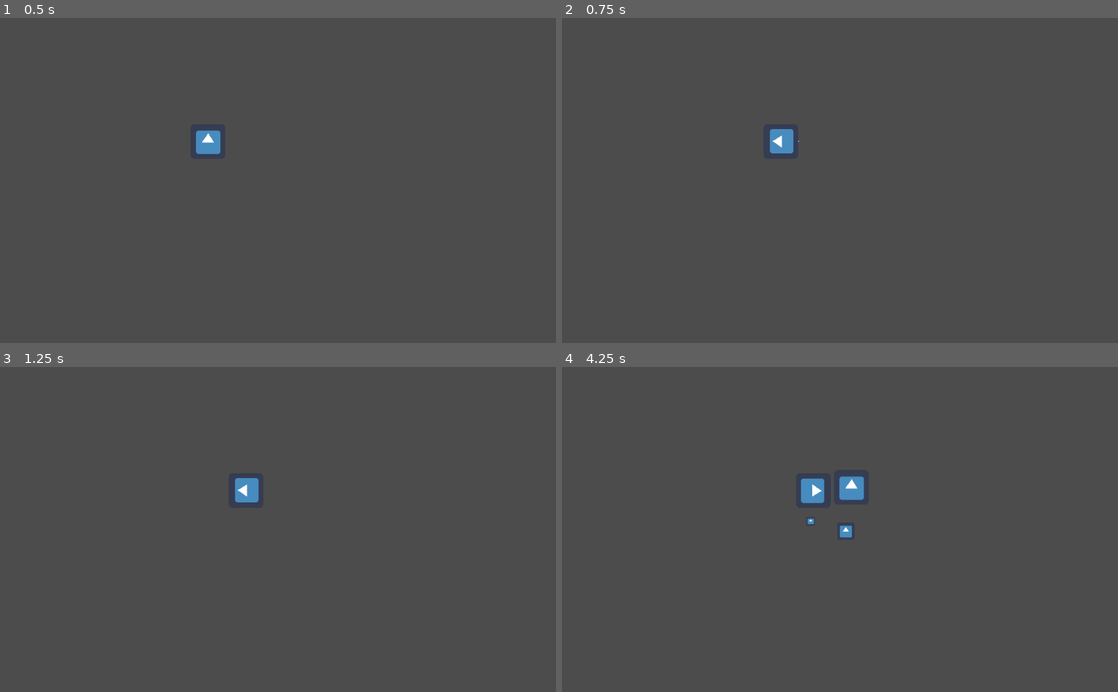
Above: before the commit, frames 1-4 (two rows, left to right).
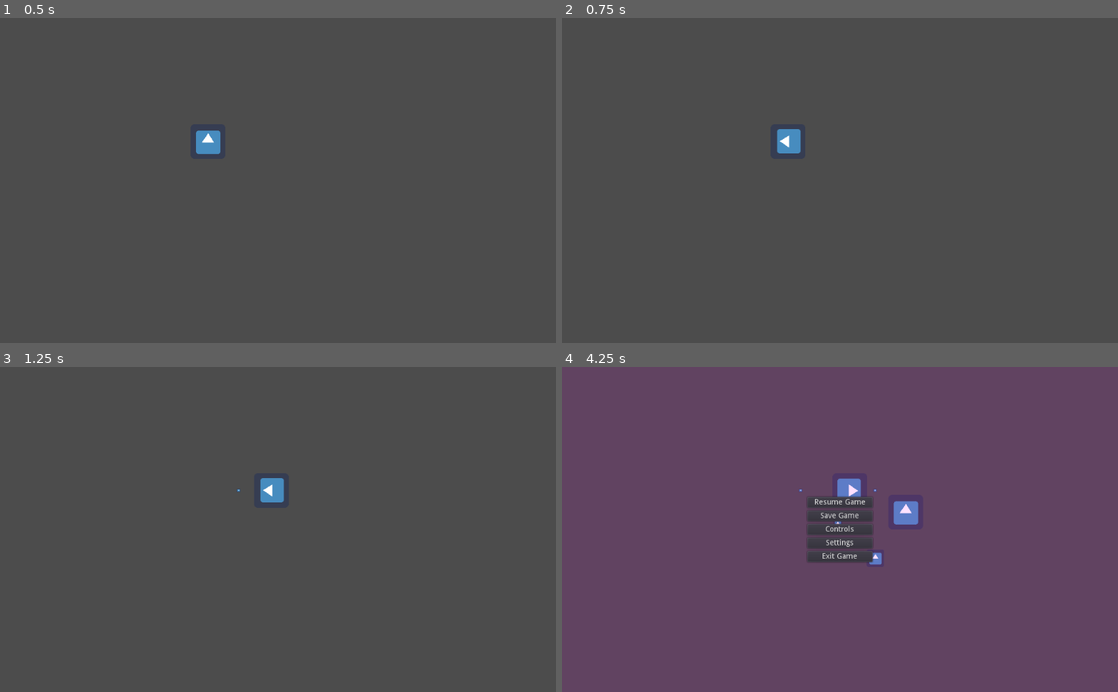
Above: after the commit, the same moments.

Repository: Grandmasterjtg/Kosmic-Kiwi-Repository
Game: Godot game, scene res://Levels/Test.tscn
The game is run twice, just before and just after one commit, with the same random seed, the same clock (stepped at 60 frames per second) and the same inputs. The project has no main scene, so this scene is started directly. The engine's default icon, where the game draws it, is replaced by a stand-in: a white triangle on a blue panel in a dark square.
Inputs:
- Up to frame 1 (0.5 s): no input
- Up to frame 2 (0.75 s): tap Enter at 0.5 s; hold D (move_right) from 0.53 s (still down); tap 1 (hotbar_1) at 0.6 s
- Up to frame 3 (1.25 s): keep holding D (move_right)
- Up to frame 4 (4.25 s): release D (move_right) at 1.28 s; hold S (move_down) 1.28-2.03 s; tap 2 (hotbar_2) at 1.35 s; hold D (move_right) 2.03-2.78 s; tap 3 (hotbar_3) at 2.1 s; hold W (move_up) 2.78-3.53 s; tap 4 (hotbar_4) at 2.85 s; hold A (move_left) from 3.53 s (still down); tap 1 (hotbar_1) at 3.6 s; tap Space (pause) at 4.15 s

Frame 1 is identical in both runs. In frame 2, 0.3% of the frame differs, in the area x 37-43%, y 34-42%; in frame 3, 0.6%; in frame 4, 2.1%, in the area x 42-65%, y 31-62%.

Commit message:
Pause Menu
added a pause screen scene that includes scenes for a pause menu, controls menu, and settings menu
also changed move_local_x/y in player movement to move_and_slide

Diff:
--- a/KosmicKiwi/Levels/Test.tscn
+++ b/KosmicKiwi/Levels/Test.tscn
@@ -1,8 +1,11 @@
-[gd_scene load_steps=2 format=2]
+[gd_scene load_steps=3 format=2]
 
 [ext_resource path="res://Scenes/Player.tscn" type="PackedScene" id=1]
+[ext_resource path="res://Scenes/UI/PauseScreen.tscn" type="PackedScene" id=2]
 
 [node name="Node2D" type="Node2D"]
 
-[node name="KinematicBody2D" parent="." instance=ExtResource( 1 )]
+[node name="Player" parent="." instance=ExtResource( 1 )]
 position = Vector2( 383, 228 )
+
+[node name="Control" parent="." instance=ExtResource( 2 )]
--- /dev/null
+++ b/KosmicKiwi/Scenes/UI/ControlsMenu.tscn
@@ -0,0 +1,34 @@
+[gd_scene format=2]
+
+[node name="ControlsMenu" type="Control"]
+visible = false
+anchor_left = 0.5
+anchor_top = 0.5
+anchor_right = 0.5
+anchor_bottom = 0.5
+margin_left = -512.0
+margin_top = -300.0
+margin_right = 512.0
+margin_bottom = 300.0
+__meta__ = {
+"_edit_use_anchors_": false
+}
+
+[node name="Label" type="Label" parent="."]
+anchor_left = 0.5
+anchor_top = 0.5
+anchor_right = 0.5
+anchor_bottom = 0.5
+margin_left = -26.5
+margin_top = -7.0
+margin_right = 26.5
+margin_bottom = 7.0
+text = "Controls"
+
+[node name="Back" type="Button" parent="."]
+margin_left = 10.0
+margin_top = 10.0
+margin_right = 52.0
+margin_bottom = 30.0
+focus_mode = 0
+text = "Back"
--- /dev/null
+++ b/KosmicKiwi/Scenes/UI/PauseMenu.tscn
@@ -0,0 +1,75 @@
+[gd_scene format=2]
+
+[node name="PauseMenu" type="Control"]
+visible = false
+anchor_left = 0.5
+anchor_top = 0.5
+anchor_right = 0.5
+anchor_bottom = 0.5
+margin_left = -512.0
+margin_top = -300.0
+margin_right = 512.0
+margin_bottom = 300.0
+__meta__ = {
+"_edit_use_anchors_": false
+}
+
+[node name="Resume" type="Button" parent="."]
+anchor_left = 0.5
+anchor_top = 0.5
+anchor_right = 0.5
+anchor_bottom = 0.5
+margin_left = -60.0
+margin_top = -60.0
+margin_right = 60.0
+margin_bottom = -40.0
+focus_mode = 0
+text = "Resume Game"
+
+[node name="Save" type="Button" parent="."]
+anchor_left = 0.5
+anchor_top = 0.5
+anchor_right = 0.5
+anchor_bottom = 0.5
+margin_left = -60.0
+margin_top = -35.0
+margin_right = 60.0
+margin_bottom = -15.0
+focus_mode = 0
+text = "Save Game"
+
+[node name="Controls" type="Button" parent="."]
+anchor_left = 0.5
+anchor_top = 0.5
+anchor_right = 0.5
+anchor_bottom = 0.5
+margin_left = -60.0
+margin_top = -10.0
+margin_right = 60.0
+margin_bottom = 10.0
+focus_mode = 0
+text = "Controls"
+
+[node name="Settings" type="Button" parent="."]
+anchor_left = 0.5
+anchor_top = 0.5
+anchor_right = 0.5
+anchor_bottom = 0.5
+margin_left = -60.0
+margin_top = 15.0
+margin_right = 60.0
+margin_bottom = 35.0
+focus_mode = 0
+text = "Settings"
+
+[node name="Exit" type="Button" parent="."]
+anchor_left = 0.5
+anchor_top = 0.5
+anchor_right = 0.5
+anchor_bottom = 0.5
+margin_left = -60.0
+margin_top = 40.0
+margin_right = 60.0
+margin_bottom = 60.0
+focus_mode = 0
+text = "Exit Game"
--- /dev/null
+++ b/KosmicKiwi/Scenes/UI/PauseScreen.tscn
@@ -0,0 +1,43 @@
+[gd_scene load_steps=5 format=2]
+
+[ext_resource path="res://Scripts/PauseScript.gd" type="Script" id=1]
+[ext_resource path="res://Scenes/UI/PauseMenu.tscn" type="PackedScene" id=2]
+[ext_resource path="res://Scenes/UI/ControlsMenu.tscn" type="PackedScene" id=3]
+[ext_resource path="res://Scenes/UI/SettingsMenu.tscn" type="PackedScene" id=4]
+
+[node name="Control" type="Control"]
+pause_mode = 2
+anchor_right = 1.0
+anchor_bottom = 1.0
+script = ExtResource( 1 )
+__meta__ = {
+"_edit_use_anchors_": false
+}
+
+[node name="CanvasLayer" type="CanvasLayer" parent="."]
+
+[node name="ColorRect" type="ColorRect" parent="CanvasLayer"]
+visible = false
+margin_right = 1024.0
+margin_bottom = 600.0
+color = Color( 0.992157, 0, 1, 0.117647 )
+__meta__ = {
+"_edit_use_anchors_": false
+}
+
+[node name="PauseMenu" parent="CanvasLayer" instance=ExtResource( 2 )]
+
+[node name="ControlsMenu" parent="CanvasLayer" instance=ExtResource( 3 )]
+
+[node name="SettingsMenu" parent="CanvasLayer" instance=ExtResource( 4 )]
+
+[connection signal="pressed" from="CanvasLayer/PauseMenu/Resume" to="." method="_on_Resume_pressed"]
+[connection signal="pressed" from="CanvasLayer/PauseMenu/Controls" to="." method="_on_Controls_pressed"]
+[connection signal="pressed" from="CanvasLayer/PauseMenu/Settings" to="." method="_on_Settings_pressed"]
+[connection signal="pressed" from="CanvasLayer/PauseMenu/Exit" to="." method="_on_Exit_pressed"]
+[connection signal="pressed" from="CanvasLayer/ControlsMenu/Back" to="." method="_on_Back_pressed"]
+[connection signal="pressed" from="CanvasLayer/SettingsMenu/Back" to="." method="_on_Back_pressed"]
+
+[editable path="CanvasLayer/PauseMenu"]
+[editable path="CanvasLayer/ControlsMenu"]
+[editable path="CanvasLayer/SettingsMenu"]
--- /dev/null
+++ b/KosmicKiwi/Scenes/UI/SettingsMenu.tscn
@@ -0,0 +1,34 @@
+[gd_scene format=2]
+
+[node name="SettingsMenu" type="Control"]
+visible = false
+anchor_left = 0.5
+anchor_top = 0.5
+anchor_right = 0.5
+anchor_bottom = 0.5
+margin_left = -512.0
+margin_top = -300.0
+margin_right = 512.0
+margin_bottom = 300.0
+__meta__ = {
+"_edit_use_anchors_": false
+}
+
+[node name="Label" type="Label" parent="."]
+anchor_left = 0.5
+anchor_top = 0.5
+anchor_right = 0.5
+anchor_bottom = 0.5
+margin_left = -25.5
+margin_top = -7.0
+margin_right = 25.5
+margin_bottom = 7.0
+text = "Settings"
+
+[node name="Back" type="Button" parent="."]
+margin_left = 10.0
+margin_top = 10.0
+margin_right = 52.0
+margin_bottom = 30.0
+focus_mode = 0
+text = "Back"
--- /dev/null
+++ b/KosmicKiwi/Scripts/PauseScript.gd
@@ -0,0 +1,41 @@
+extends Control
+
+const ACTION_PAUSE := "pause"
+
+onready var background := get_node("CanvasLayer/ColorRect")
+onready var pause_menu := get_node("CanvasLayer/PauseMenu")
+onready var controls_menu := get_node("CanvasLayer/ControlsMenu")
+onready var settings_menu := get_node("CanvasLayer/SettingsMenu")
+
+func _input(event) -> void:
+	if event.is_action_pressed(ACTION_PAUSE):
+		toggle_paused()
+
+func toggle_paused() -> void:
+	get_tree().paused = !get_tree().paused
+	background.visible = get_tree().paused
+	if get_tree().paused:
+		pause_menu.visible = true
+	else:
+		pause_menu.visible = false
+		controls_menu.visible = false
+		settings_menu.visible = false
+
+func _on_Back_pressed():
+	pause_menu.visible = true
+	controls_menu.visible = false
+	settings_menu.visible = false
+
+func _on_Controls_pressed():
+	pause_menu.visible = false
+	controls_menu.visible = true
+
+func _on_Exit_pressed():
+	get_tree().quit()
+
+func _on_Resume_pressed():
+	toggle_paused()
+
+func _on_Settings_pressed():
+	pause_menu.visible = false
+	settings_menu.visible = true
--- a/KosmicKiwi/Scripts/PlayerMovement.gd
+++ b/KosmicKiwi/Scripts/PlayerMovement.gd
@@ -9,7 +9,7 @@
 const ACTION_RIGHT := "move_right"
 const ACTION_UP := "move_up"
 
-export var m_speed := 100.0
+export var m_speed := 10000.0
 var m_direction := Vector2(0, 1)
 
 func _physics_process(delta) -> void:
@@ -17,8 +17,7 @@
 		(Input.get_action_strength(ACTION_RIGHT) - Input.get_action_strength(ACTION_LEFT))
 	var vertical_movement = m_speed * delta * \
 		(Input.get_action_strength(ACTION_DOWN) - Input.get_action_strength(ACTION_UP))
-	move_local_x(horizontal_movement)
-	move_local_y(vertical_movement)
+	move_and_slide(Vector2(horizontal_movement, vertical_movement), Vector2.UP)
 	if horizontal_movement != 0 or vertical_movement != 0:
 		m_direction = Vector2(horizontal_movement, vertical_movement).normalized()
 	get_child(0).rotation = get_angle_to(position + m_direction) - PI / 2
